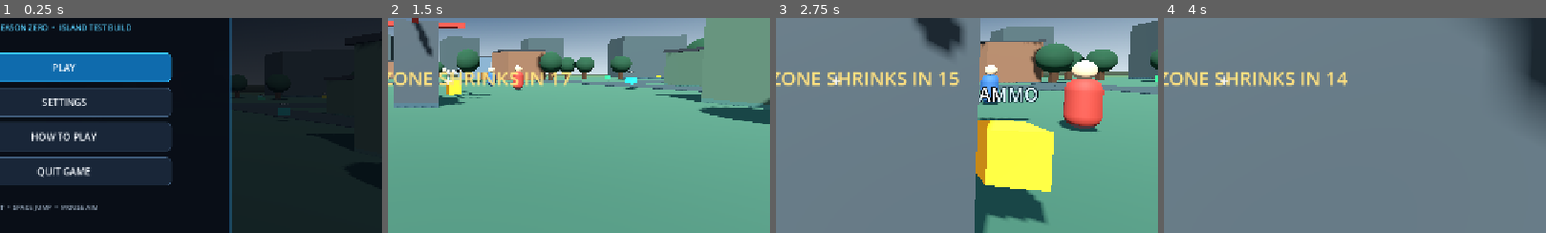
Above: before the commit, frames 1-4 (left to right).
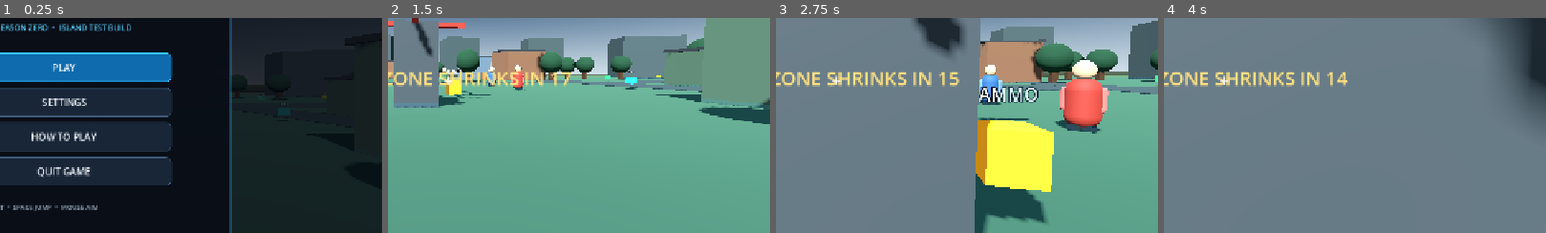
Above: after the commit, the same moments.

Repository: PandaManDev/Panda-Royale
Game: Godot game, scene res://Main.tscn
Same seed, same stepped clock (60 frames per second), same inputs: the game is played once before the commit and once after it.
Inputs (mouse positions are % of the whole screen's width and height, from its top left):
- Up to frame 1 (0.25 s): no input
- Up to frame 2 (1.5 s): click "PLAY" at 0.5 s; tap Enter at 1.25 s; move the mouse to (55, 50) at 1.27 s; hold W from 1.28 s (still down); tap R at 1.35 s; click (55, 50) at 1.42 s
- Up to frame 3 (2.75 s): keep holding W; tap Space at 1.52, 2.27 s; move the mouse to (45, 50) at 2.02 s; tap B at 2.1 s
- Up to frame 4 (4 s): keep holding W; tap Enter at 2.75, 3.5 s; move the mouse to (52, 48) at 2.77 s; tap E at 2.85 s; move the mouse to (49, 52) at 3.52 s; tap Shift at 3.6 s; click (49, 52) at 3.67 s; tap Space at 3.77 s
The pictures show only the part of the screen within x 42-92%, y 34-84%; the shares and areas given below are measured in that part.

The runs differ from the first frame. In frame 2, less than 0.1% of the frame differs, in the area x 13-36%, y 22-34%; in frame 3, 0.6%, in the area x 53-88%, y 19-54%; in frame 4, nothing differs.
Error in both runs: Invalid call. Nonexistent function 'try_open_chest' in base 'Node3D (game.gd)'. (res://scripts/player.gd:97)

Commit message:
Upgrade Panda Royale gameplay and presentation

Diff:
--- a/scripts/bot.gd
+++ b/scripts/bot.gd
@@ -44,7 +44,36 @@
     headmat.albedo_color = Color(0.72,0.59,0.46)
     head_mesh.material_override = headmat
     head_mesh.position.y = 2.02
+    head_mesh.scale = Vector3(0.95, 1.05, 0.95)
     add_child(head_mesh)
+    var accent = StandardMaterial3D.new()
+    accent.albedo_color = mat.albedo_color.lightened(0.22)
+    var dark = StandardMaterial3D.new()
+    dark.albedo_color = Color(0.075, 0.085, 0.10)
+    for side in [-1.0, 1.0]:
+        var arm = MeshInstance3D.new()
+        var arm_mesh = CapsuleMesh.new()
+        arm_mesh.radius = 0.14
+        arm_mesh.height = 0.86
+        arm.mesh = arm_mesh
+        arm.material_override = accent
+        arm.position = Vector3(side * 0.43, 1.05, 0)
+        add_child(arm)
+        var leg = MeshInstance3D.new()
+        var leg_mesh = CapsuleMesh.new()
+        leg_mesh.radius = 0.17
+        leg_mesh.height = 0.82
+        leg.mesh = leg_mesh
+        leg.material_override = dark
+        leg.position = Vector3(side * 0.19, 0.42, 0)
+        add_child(leg)
+        var boot = MeshInstance3D.new()
+        var boot_mesh = BoxMesh.new()
+        boot_mesh.size = Vector3(0.32, 0.18, 0.43)
+        boot.mesh = boot_mesh
+        boot.material_override = dark
+        boot.position = Vector3(side * 0.19, 0.11, -0.08)
+        add_child(boot)
 
     # dark tactical vest
     var vest = MeshInstance3D.new()
